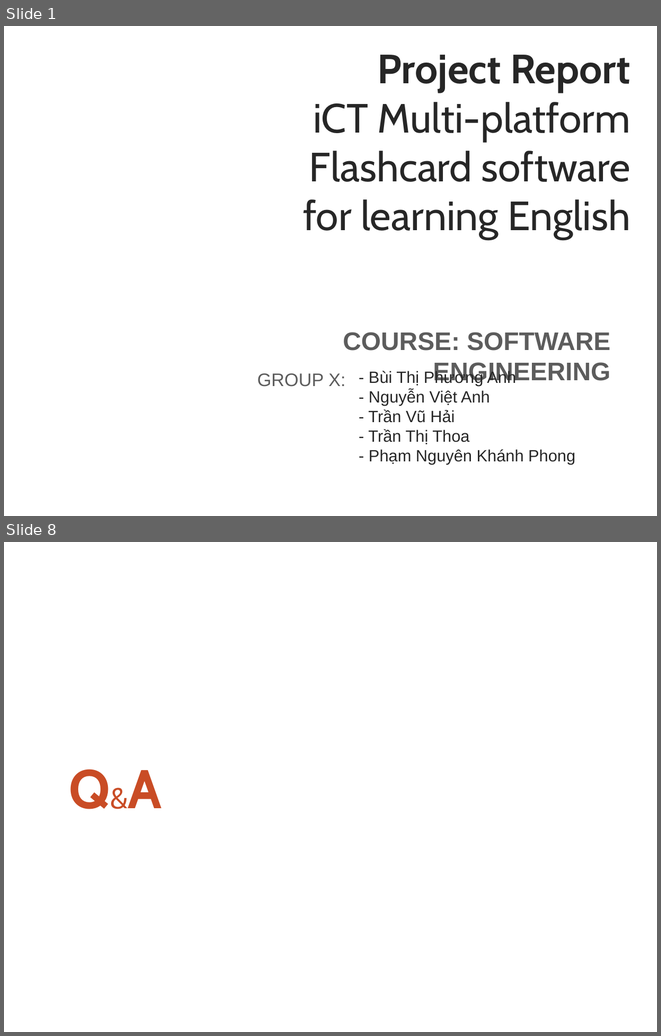
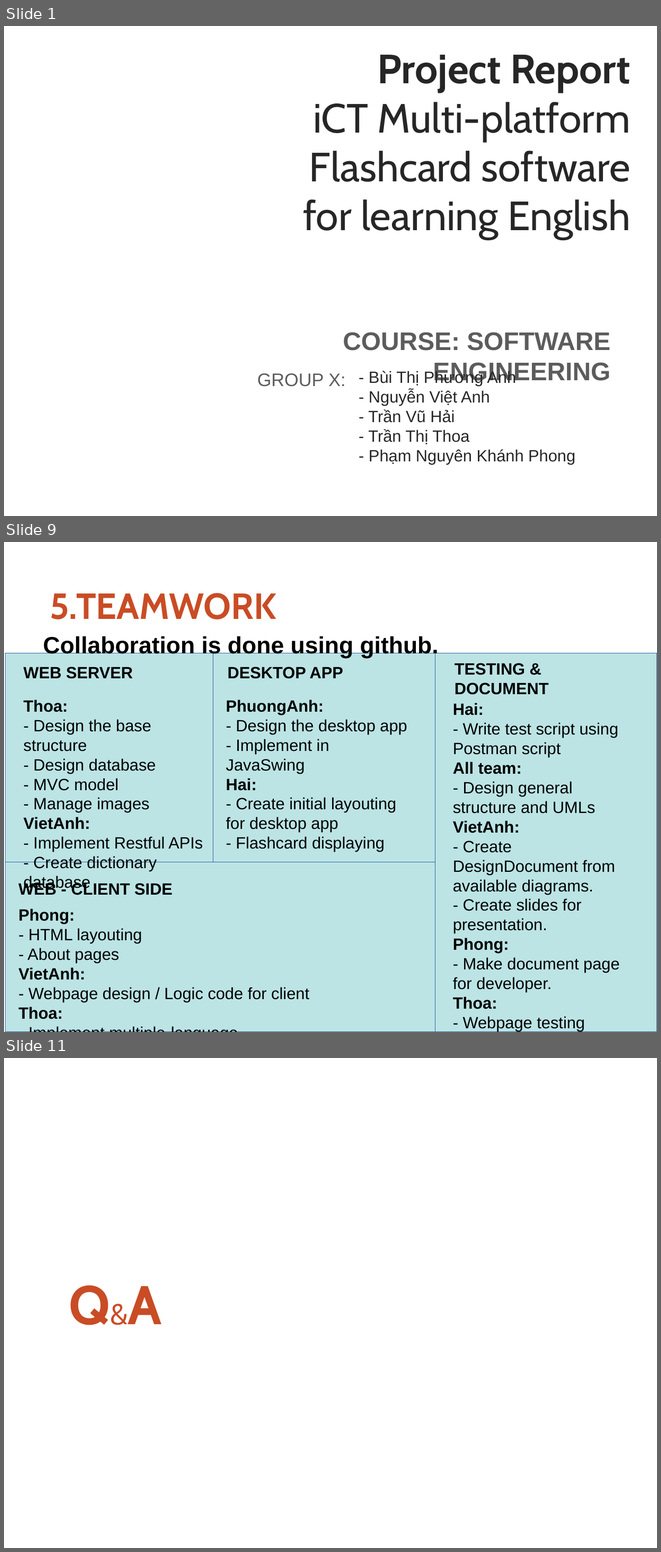
Before and after one commit to thoatran/iCT-Flashcard, a slide deck: docs/ReportSlides.pptx. Shown one above the other, each under a label of ours: slides 1 and 8 before the commit, slides 1, 9 and 11 after it; the slides between them are not shown. The pictures are 661x1036 and 661x1552 pixels, drawn with LibreOffice and Linux fonts; fonts in the diff are those of the drawing; background and template pictures are left out. Boxes give left, top, right and bottom in pixels: in the first picture for what was removed or moved away, otherwise in the second. Text is boxed around its words. In the diff, an @@ line names an element or a change of style, - is before the commit and + after.

```diff
--- a/docs/ReportSlides.pptx
+++ b/docs/ReportSlides.pptx
@@ slide 9 added at (4,542,657,1032), background #FFFFFF @@
@@ text added at (50,593,276,619), 40 pt, text #C94C25, bold @@
+5.TEAMWORK
@@ text added at (43,635,439,658), 26 pt, text #000000, bold @@
+Collaboration is done using github.
@@ rectangle added at (5,653,213,862), fill #BCE4E5, outline #3465A4 0.75 pt @@
@@ rectangle added at (213,653,435,862), fill #BCE4E5, outline #3465A4 0.75 pt @@
@@ rectangle added at (435,653,657,1032), fill #BCE4E5, outline #3465A4 0.75 pt @@
@@ text added at (24,667,133,679), 18 pt, text #000000, bold @@
+WEB SERVER
@@ text added at (228,667,343,679), 18 pt, text #000000, bold @@
+DESKTOP APP
@@ text added at (454,663,549,695), 18 pt, text #000000, bold @@
+TESTING & DOCUMENT
@@ text added at (24,699,203,871), 18 pt, text #000000 @@
+Thoa:
+- Design the base structure
+- Design database
+- MVC model
+- Manage images
+VietAnh:
+- Implement Restful APIs
+- Create dictionary database
@@ text added at (226,699,407,852), 18 pt, text #000000 @@
+PhuongAnh:
+- Design the desktop app
+- Implement in JavaSwing
+Hai:
+- Create initial layouting for desktop app
+- Flashcard displaying
@@ text added at (453,703,619,1031), 18 pt, text #000000 @@
+Hai:
+- Write test script using Postman script
+All team:
+- Design general structure and UMLs
+VietAnh:
+- Create DesignDocument from available diagrams.
+- Create slides for presentation.
+Phong:
+- Make document page for developer.
+Thoa:
+- Webpage testing
+PhuongAnh
+- Desktop app testing
@@ text added at (505,722,620,725), 18 pt, text #000000, bold @@
+CLIENT DESKTOP APP
@@ rectangle added at (5,862,435,1032), fill #BCE4E5, outline #3465A4 0.75 pt @@
@@ text added at (18,881,173,897), 18 pt, text #000000, bold @@
+WEB - CLIENT SIDE
@@ text added at (18,908,309,1019), 18 pt, text #000000 @@
+Phong:
+- HTML layouting
+- About pages
+VietAnh:
+- Webpage design / Logic code for client
+Thoa:
+- Implement multiple-language.
@@ what was slide 8 is now slide 11 @@
```
Also in this commit, not shown: 5 slides changed, 3 other slides added, 1 slide removed, 1 other file.
